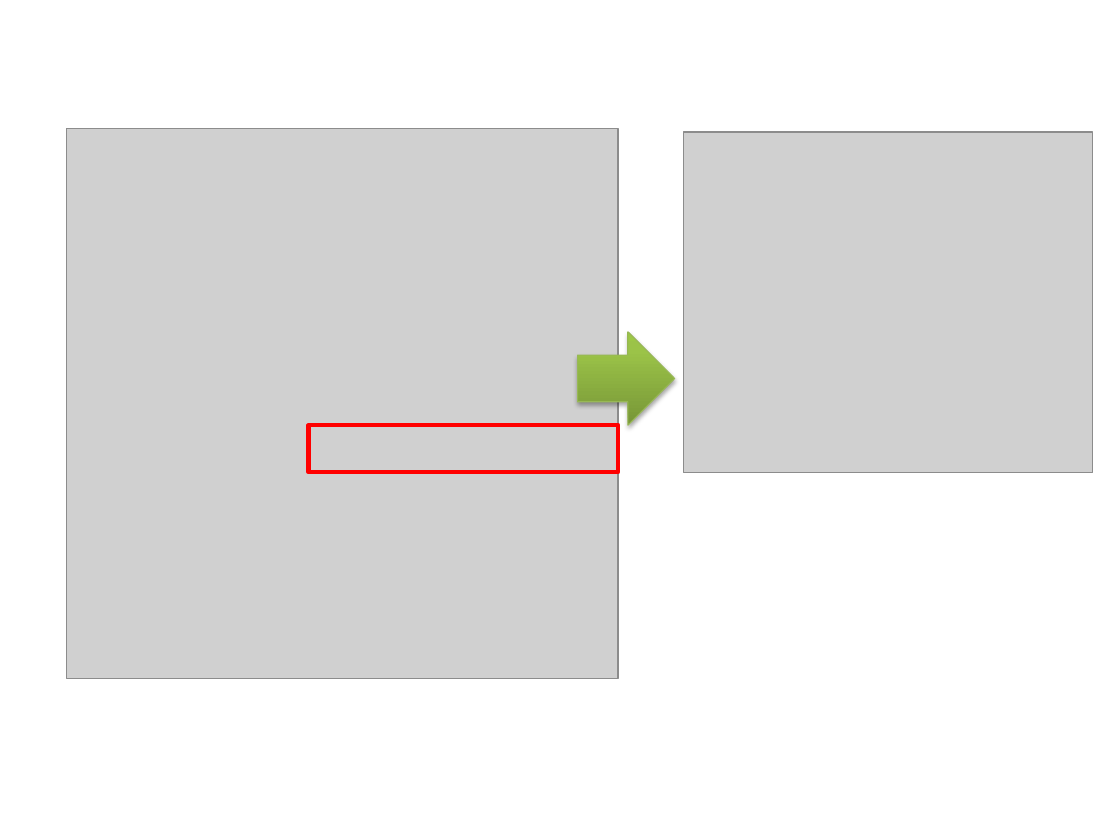
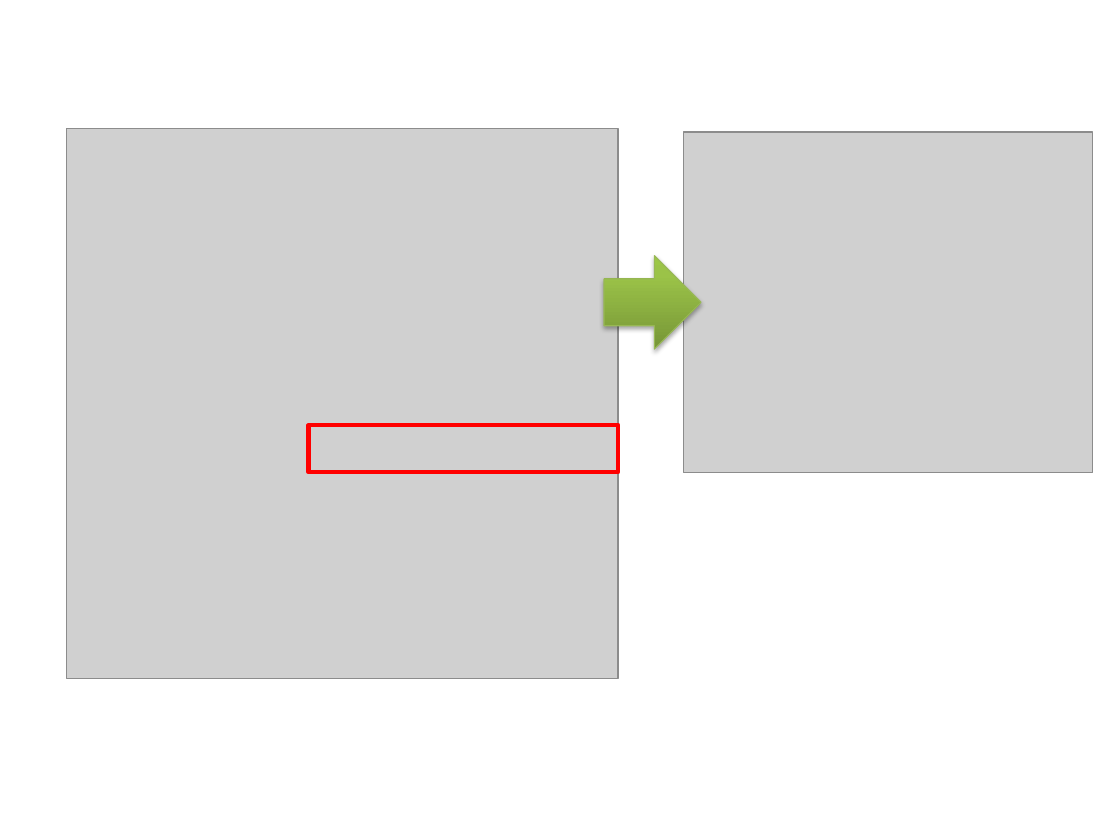
Before and after one commit to kong66/less-class, a slide deck: slide 3 of less-2-变量.pptx. Drawn at 1120x840 pixels with LibreOffice and Linux fonts; fonts in the diff are those of the drawing; grey boxes stand for pictures. Boxes give left, top, right and bottom in pixels: in the first picture for what was removed or moved away, otherwise in the second. Text is boxed around its words. In the diff, an @@ line names an element or a change of style, - is before the commit and + after.

```diff
--- a/less-2-变量.pptx
+++ b/less-2-变量.pptx
@@ right arrow: place and size @@
-right arrow at box(578, 332, 675, 424)
+right arrow at box(604, 255, 701, 348)
```
Also in this commit, not shown: 4 other slides changed, 3 slides added, 1 slide removed, 6 other files.
